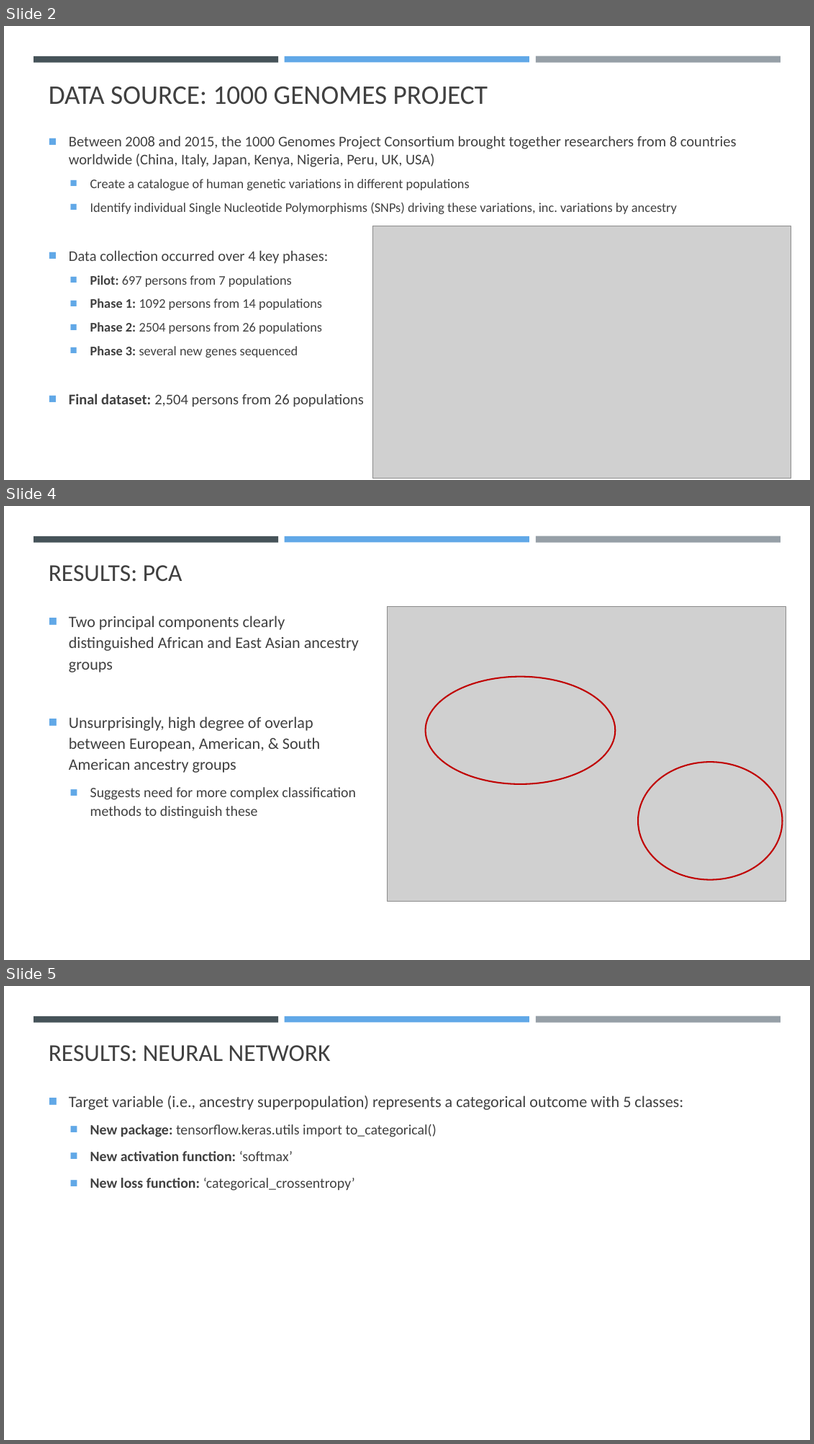
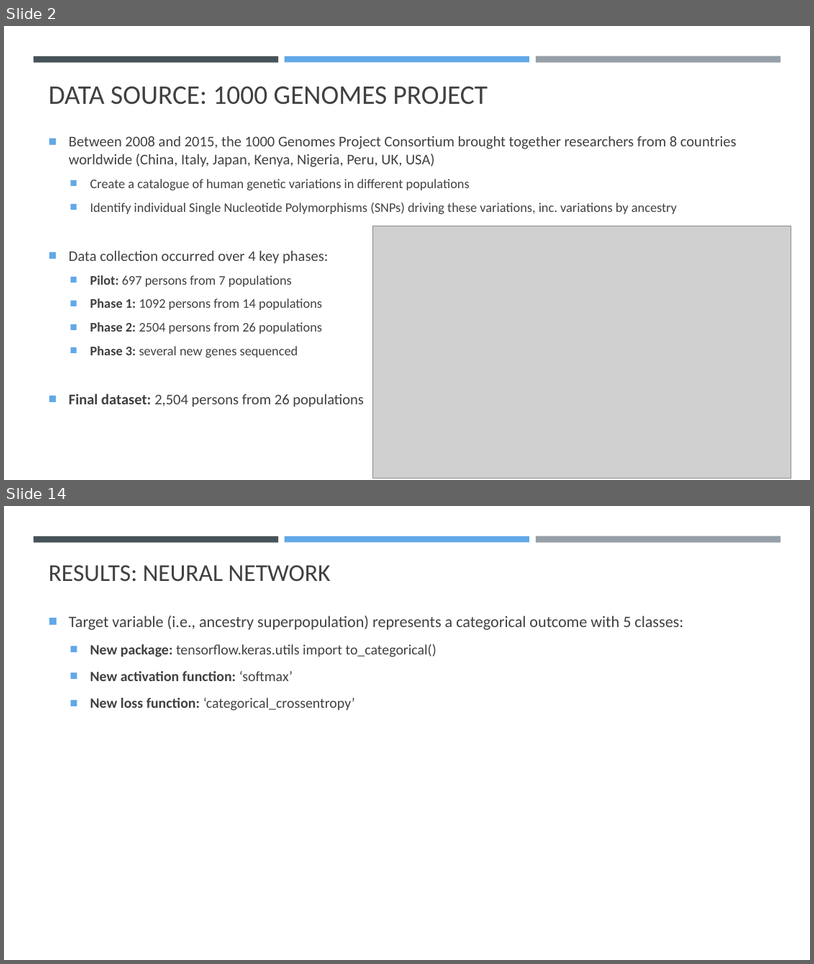
Before and after one commit to K-G-Witt/project4-team1, a slide deck: 1000genomes_Presentation.pptx. Shown one above the other, each under a label of ours: slides 2, 4 and 5 before the commit, slides 2 and 14 after it; the slides between them are not shown. The pictures are 814x1444 and 814x964 pixels, drawn with LibreOffice and Linux fonts; fonts in the diff are those of the drawing; grey boxes stand for pictures. Boxes give left, top, right and bottom in pixels: in the first picture for what was removed or moved away, otherwise in the second. Text is boxed around its words. In the diff, an @@ line names an element or a change of style, - is before the commit and + after.

```diff
--- a/1000genomes_Presentation.pptx
+++ b/1000genomes_Presentation.pptx
@@ slide 4 removed at (x1=4, y1=506, x2=810, y2=960), background #FFFFFF; not listed: 3 template elements that a slide beside it also shows @@
@@ title removed at (x1=49, y1=565, x2=183, y2=582) @@
-RESULTS: PCA
@@ picture removed at (x1=388, y1=606, x2=786, y2=901) @@
@@ text removed at (x1=69, y1=615, x2=359, y2=818) @@
-■ Two principal components clearly distinguished African and East Asian ancestry groups
-■ Unsurprisingly, high degree of overlap between European, American, & South American ancestry groups
-  ■ Suggests need for more complex classification methods to distinguish these
@@ ellipse removed at (x1=426, y1=677, x2=615, y2=784) @@
@@ ellipse removed at (x1=638, y1=762, x2=783, y2=880) @@
@@ what was slide 5 is now slide 14 @@
```
Also in this commit, not shown: 1 slide changed, 10 slides added.
